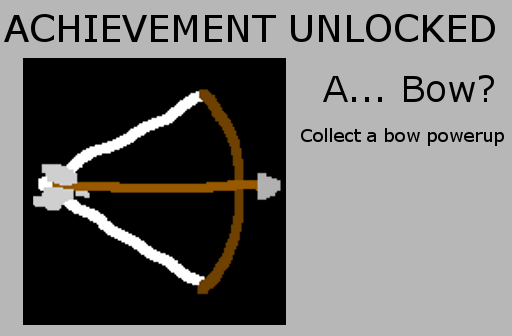
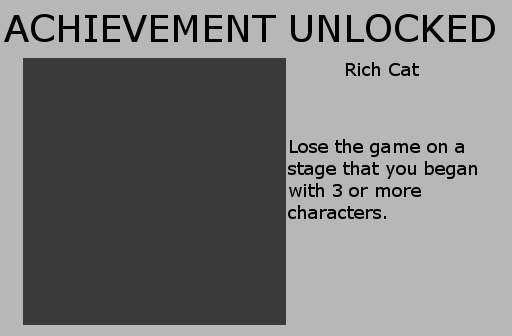
Layer changes from the first 512 × 336 image to the second:
renamed "A... Bow?" to "Rich Cat", painted on it over (323, 62, 494, 102)
removed layer "Transformation" over (33, 87, 283, 296)
renamed "Collect a bow powerup" to "Lose the game on a stage that ...", painted on it over (288, 128, 504, 219)
painted on "Background" over (23, 58, 286, 325)
